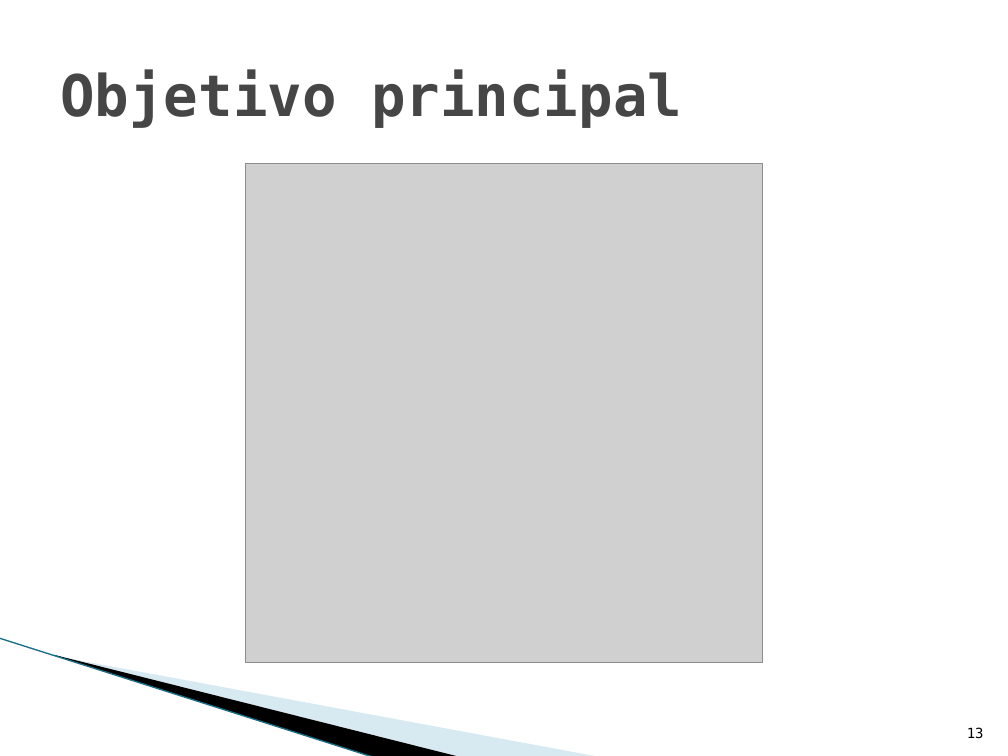
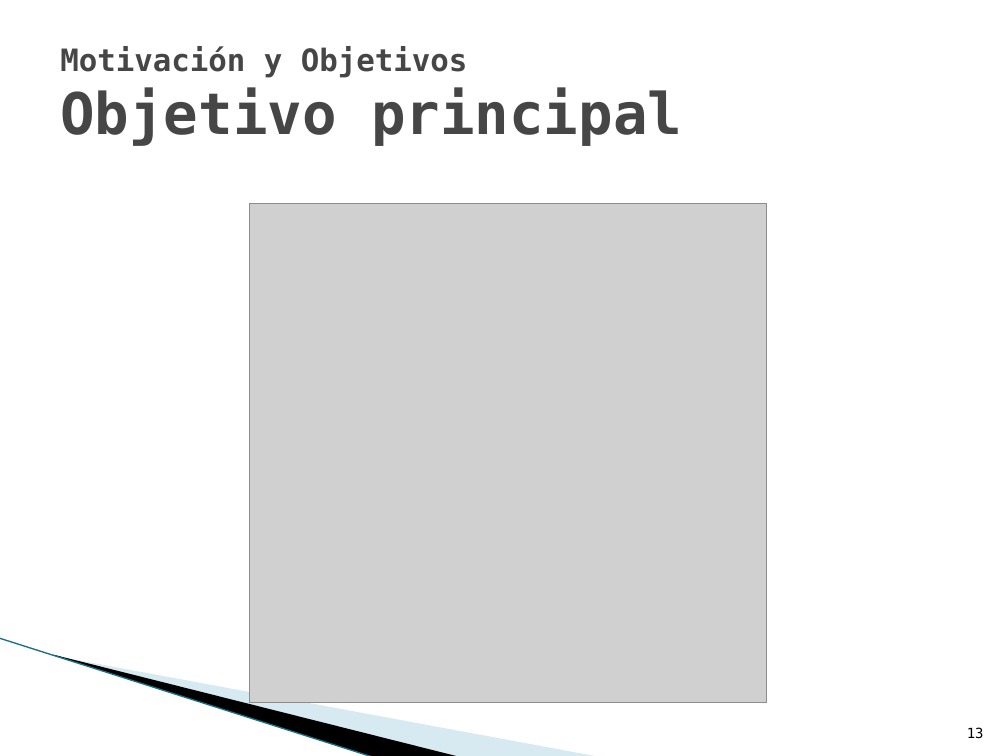
Before and after one commit to txedo/uclm-esi-alarcos, a slide deck: slide 13 of presentation/presentation.pptx. Drawn at 1008x756 pixels with LibreOffice and Linux fonts; fonts in the diff are those of the drawing; grey boxes stand for pictures; background and template pictures are left out. Boxes give left, top, right and bottom in pixels: in the first picture for what was removed or moved away, otherwise in the second. Text is boxed around its words. In the diff, an @@ line names an element or a change of style, - is before the commit and + after.

```diff
--- a/presentation/presentation.pptx
+++ b/presentation/presentation.pptx
@@ title at bbox=[60, 46, 682, 146]: text changed; size 41 to 22 pt @@
-Objetivo principal
+Motivación y Objetivos
+Objetivo principal
@@ picture: place and size @@
-picture at bbox=[246, 163, 762, 662]
+picture at bbox=[250, 204, 766, 703]
```
Also in this commit, not shown: 21 other slides changed.
